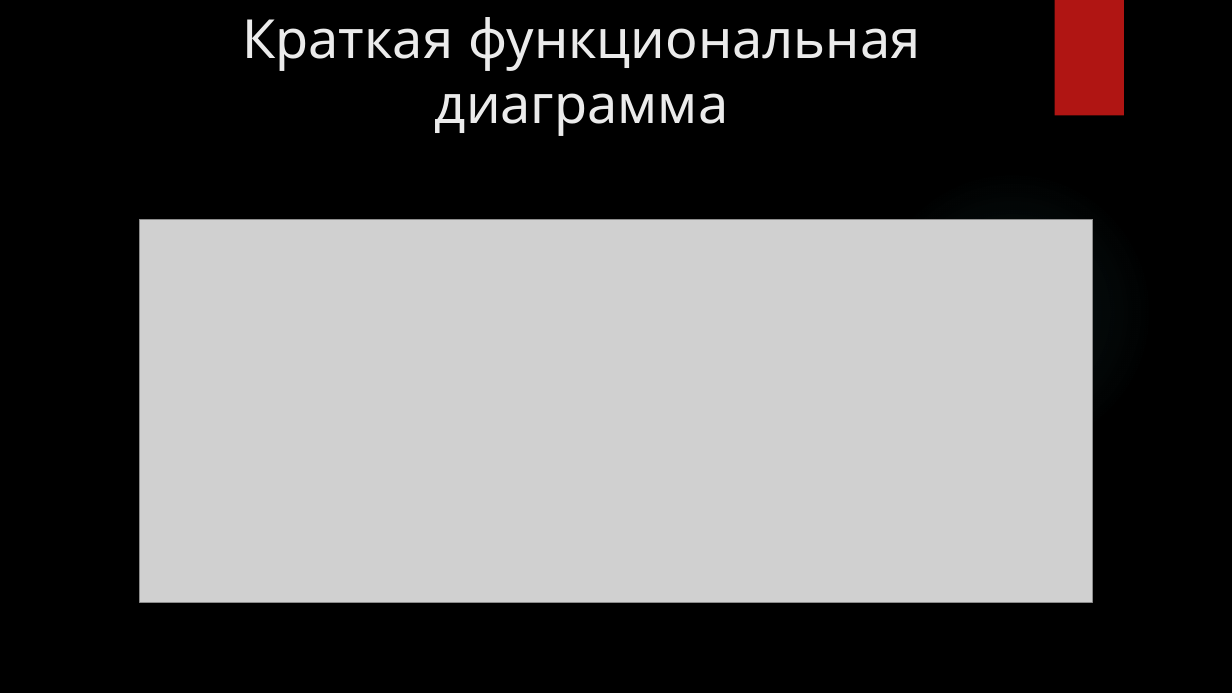
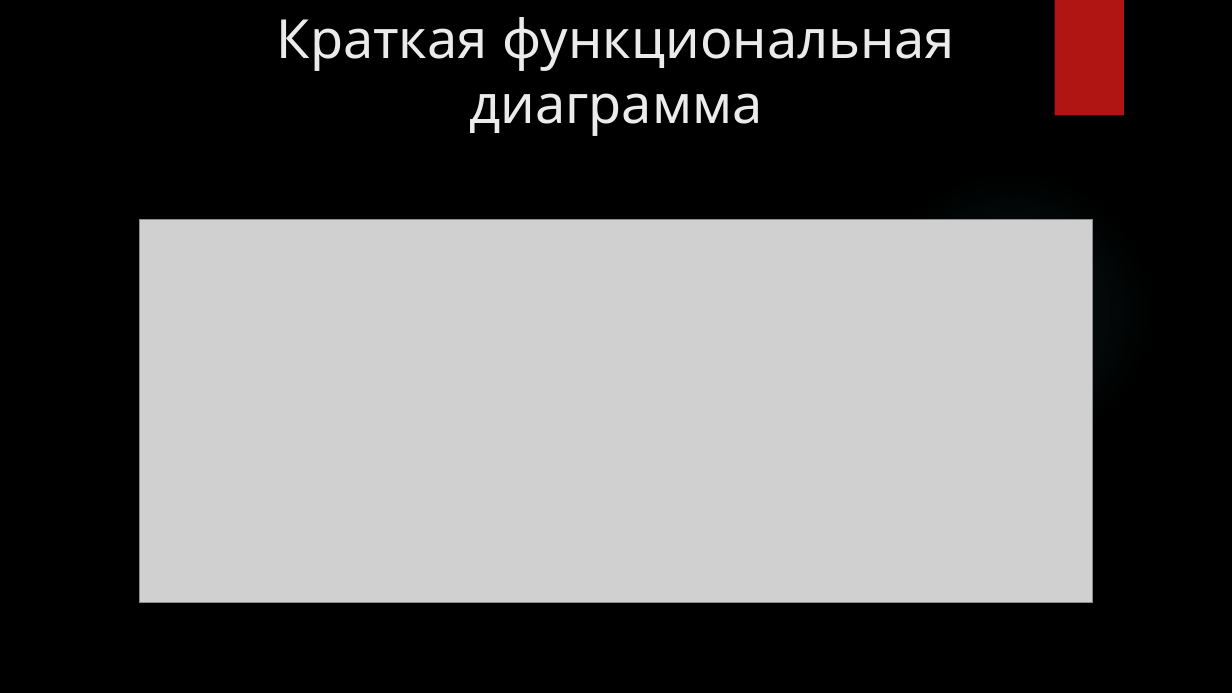
Before and after one commit to GENDOSMAL/Diplom, a slide deck: slide 8 of Documentation/Презентация к защите.pptx (slide 6 before the commit). Drawn at 1232x693 pixels with LibreOffice and Linux fonts; fonts in the diff are those of the drawing; grey boxes stand for pictures; background and template pictures are left out. Boxes give left, top, right and bottom in pixels: in the first picture for what was removed or moved away, otherwise in the second. Text is boxed around its words. In the diff, an @@ line names an element or a change of style, - is before the commit and + after.

```diff
--- a/Documentation/Презентация к защите.pptx
+++ b/Documentation/Презентация к защите.pptx
@@ title "Краткая функциональная диаграмма": place and size @@
-title "Краткая функциональная диаграмма" at (242,17,921,136)
+title "Краткая функциональная диаграмма" at (277,17,955,136)
```
Also in this commit, not shown: 8 other slides changed, 5 slides added, 2 slides removed, 19 other files.
